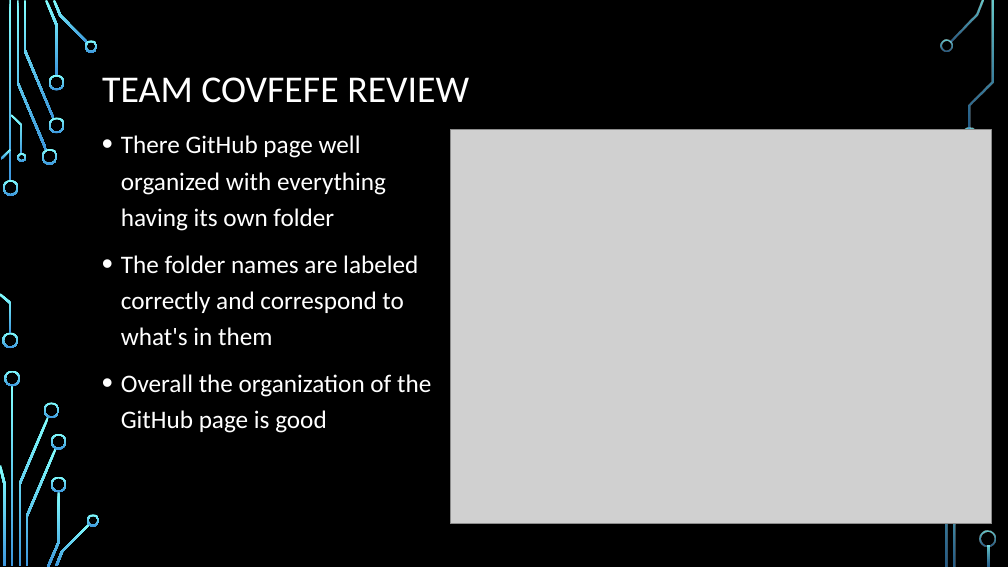
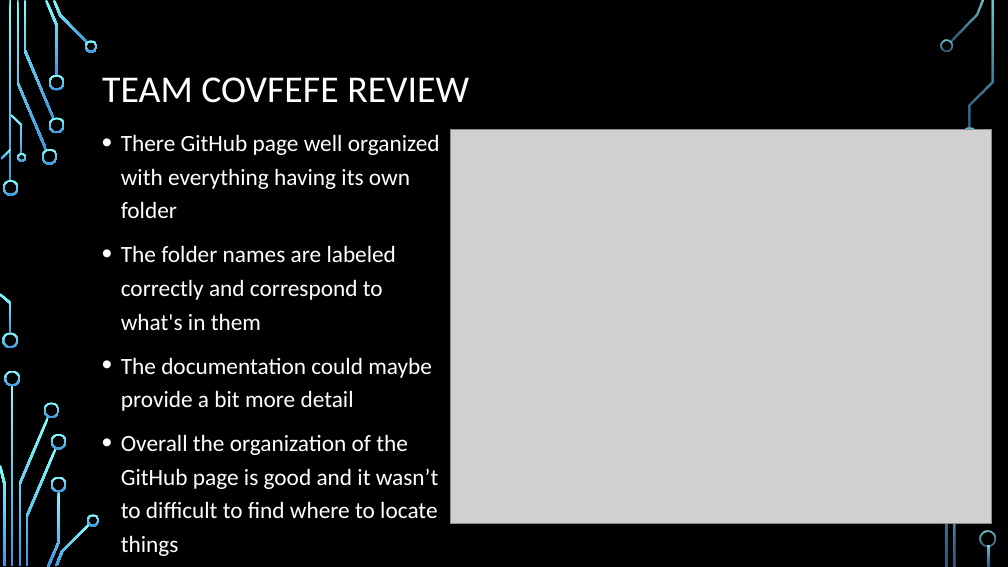
Before and after one commit to ureginastudent/PROJECT, a slide deck: slide 7 of Milestone 7/ENSE 470 Milestone 7.pptx. Drawn at 1008x567 pixels with LibreOffice and Linux fonts; fonts in the diff are those of the drawing; grey boxes stand for pictures; background and template pictures are left out. Boxes give left, top, right and bottom in pixels: in the first picture for what was removed or moved away, otherwise in the second. Text is boxed around its words. In the diff, an @@ line names an element or a change of style, - is before the commit and + after.

```diff
--- a/Milestone 7/ENSE 470 Milestone 7.pptx
+++ b/Milestone 7/ENSE 470 Milestone 7.pptx
@@ text at bbox=[121, 134, 440, 330]: size 24 to 22.2 pt in "There GitHub page well organized with everything ...", "The folder names are labeled correctly and ..." @@
@@ text at bbox=[121, 357, 439, 556]: text changed; size 24 to 22.2 pt @@
-• Overall the organization of the GitHub page is good
+• The documentation could maybe provide a bit more detail
+• Overall the organization of the GitHub page is good and it wasn’t to difficult to find where to locate things
```
Also in this commit, not shown: 1 other slide changed, 3 slides added, 2 slides removed.
